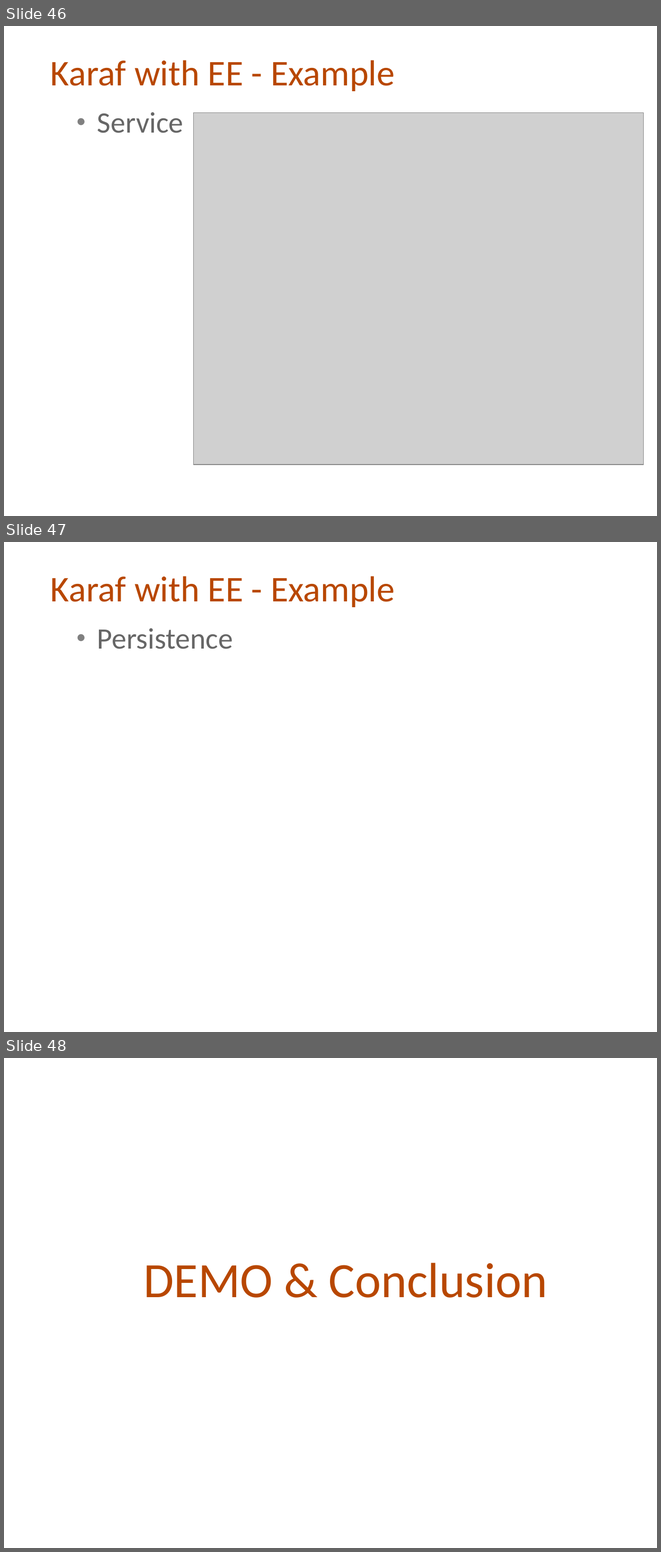
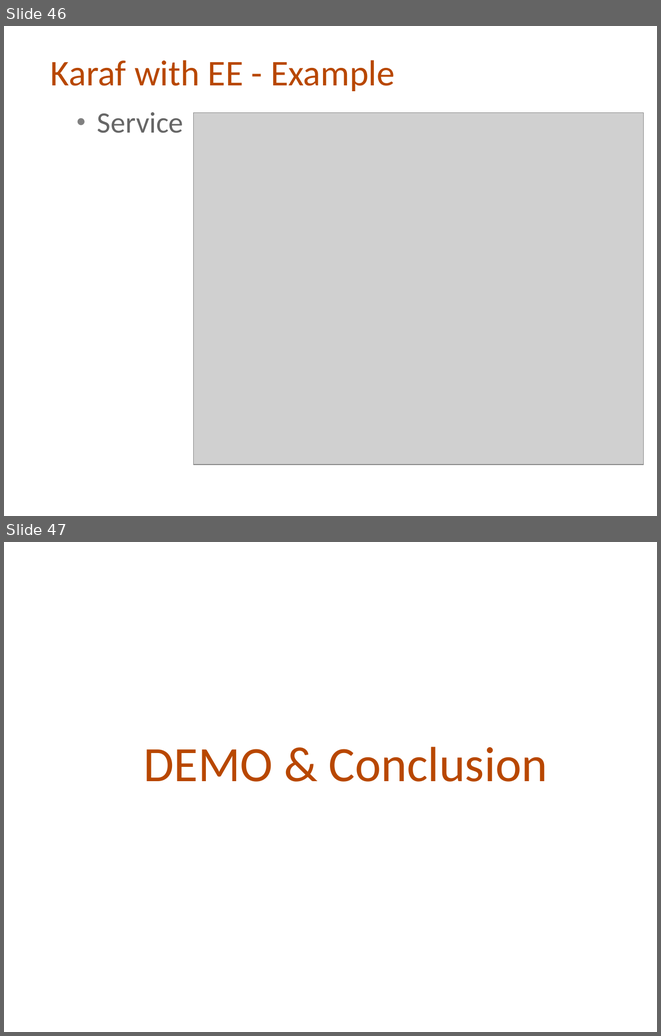
Before and after one commit to cmoulliard/apachecon-2012, a slide deck: karaf-ee-apachecon_eu_2012.odp. Shown one above the other, each under a label of ours: slides 46, 47 and 48 before the commit, slides 46 and 47 after it. The pictures are 661x1552 and 661x1036 pixels, drawn with LibreOffice and Linux fonts; fonts in the diff are those of the drawing; grey boxes stand for pictures; background and template pictures are left out. Boxes give left, top, right and bottom in pixels: in the first picture for what was removed or moved away, otherwise in the second. Text is boxed around its words. In the diff, an @@ line names an element or a change of style, - is before the commit and + after.

```diff
--- a/karaf-ee-apachecon_eu_2012.odp
+++ b/karaf-ee-apachecon_eu_2012.odp
@@ slide 47 removed at bbox=[4, 542, 657, 1032], background picture (left out) @@
@@ title removed at bbox=[51, 576, 395, 607] @@
-Karaf with EE - Example
@@ text removed at bbox=[97, 628, 233, 649] @@
-● Persistence
@@ what was slide 48 is now slide 47 @@
```
Also in this commit, not shown: 3 slides changed, 3 other files.
